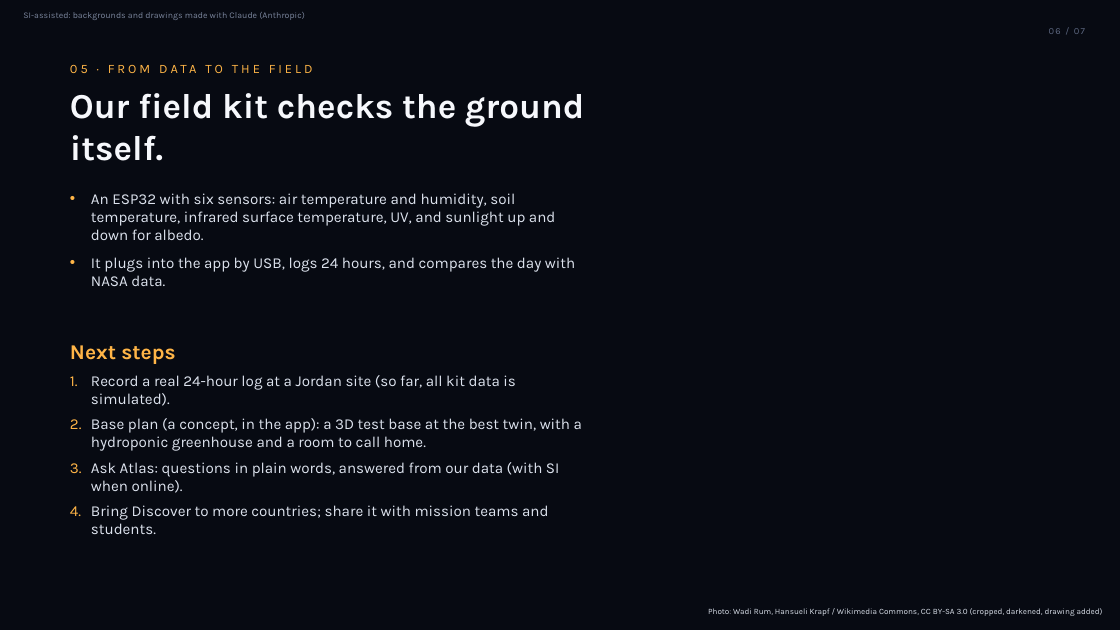
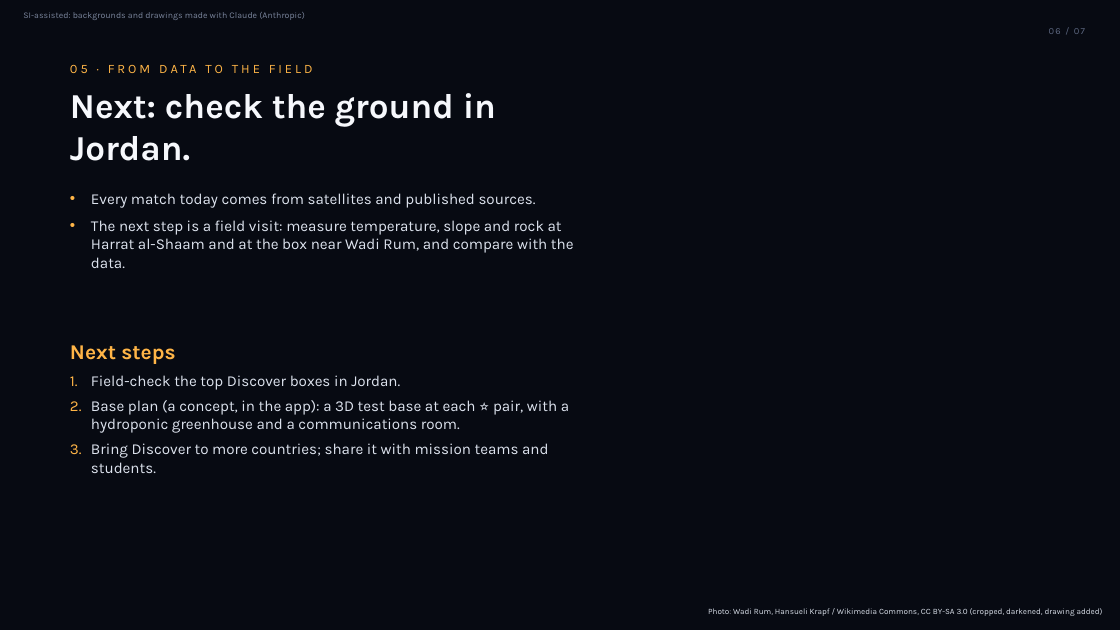
Before and after one commit to itsak7m/analog-atlas, a slide deck: slide 6 of pitch/AnalogAtlas_CosmicCats.pptx. Drawn at 1120x630 pixels with LibreOffice and Linux fonts; fonts in the diff are those of the drawing; background and template pictures are left out. Boxes give left, top, right and bottom in pixels: in the first picture for what was removed or moved away, otherwise in the second. Text is boxed around its words. In the diff, an @@ line names an element or a change of style, - is before the commit and + after.

```diff
--- a/pitch/AnalogAtlas_CosmicCats.pptx
+++ b/pitch/AnalogAtlas_CosmicCats.pptx
@@ text at (70,93,496,161): text changed @@
-Our field kit checks the ground itself.
+Next: check the ground in Jordan.
@@ text at (91,193,574,268): text changed @@
-• An ESP32 with six sensors: air temperature and humidity, soil temperature, infrared surface temperature, UV, and sunlight up and down for albedo.
-• It plugs into the app by USB, logs 24 hours, and compares the day with NASA data.
+• Every match today comes from satellites and published sources.
+• The next step is a field visit: measure temperature, slope and rock at Harrat al-Shaam and at the box near Wadi Rum, and compare with the data.
@@ text at (91,375,569,433): text changed @@
-1. Record a real 24-hour log at a Jordan site (so far, all kit data is simulated).
-2. Base plan (a concept, in the app): a 3D test base at the best twin, with a hydroponic greenhouse and a room to call home.
-3. Ask Atlas: questions in plain words, answered from our data (with SI when online).
+1. Field-check the top Discover boxes in Jordan.
+2. Base plan (a concept, in the app): a 3D test base at each ⭐ pair, with a hydroponic greenhouse and a communications room.
```
Also in this commit, not shown: 2 other slides changed, 4 other files.
